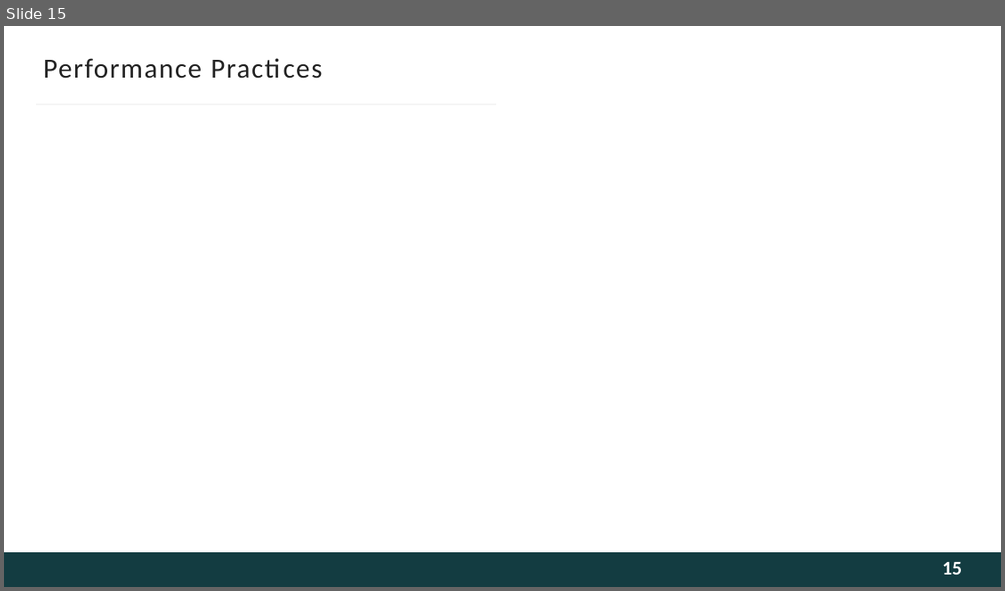
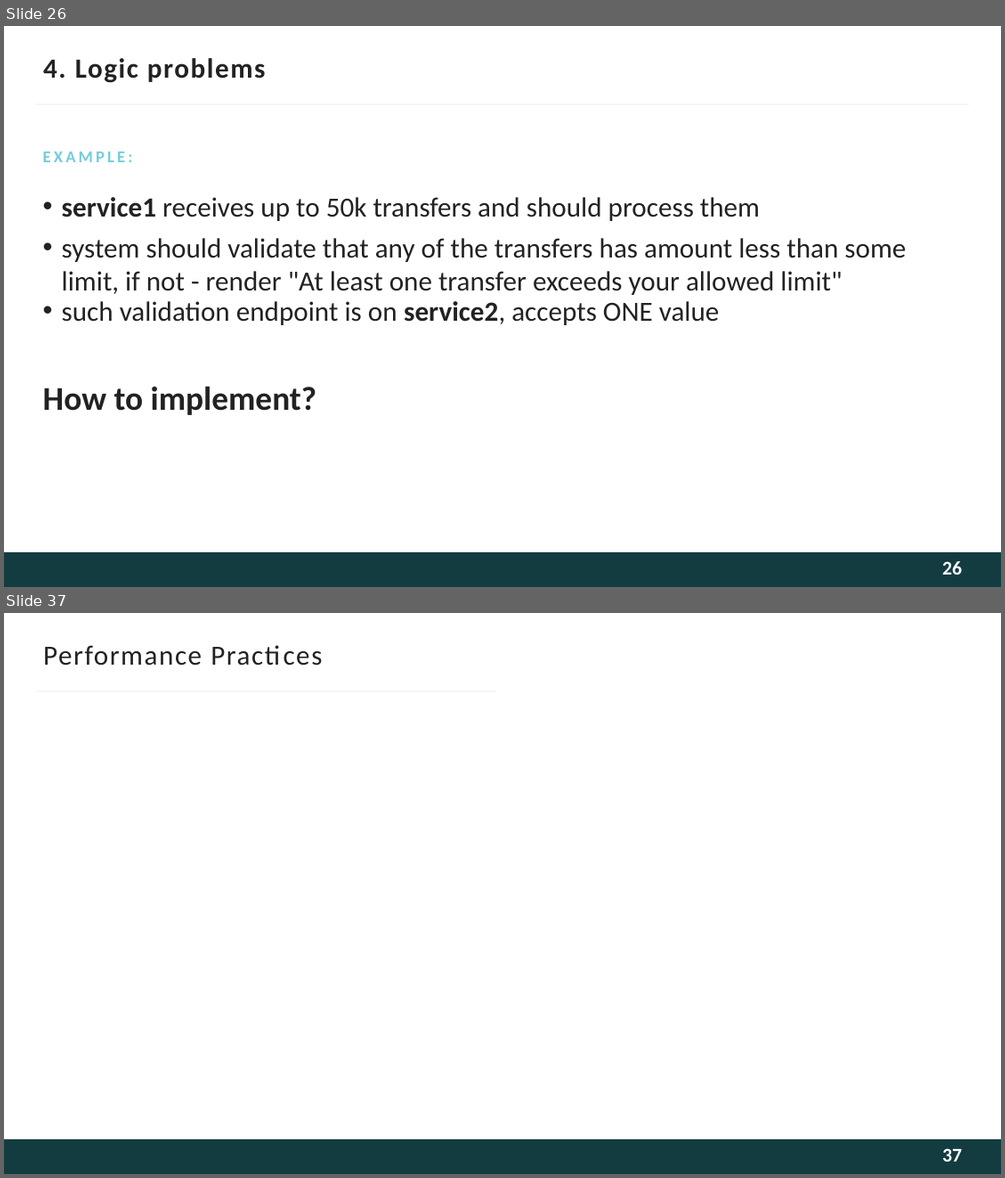
Before and after one commit to BrVer/performance_presentation, a slide deck: Performance_slides.pptx. Shown one above the other, each under a label of ours: slide 15 before the commit, slides 26 and 37 after it; the slides between them are not shown. The pictures are 1005x591 and 1005x1178 pixels, drawn with LibreOffice and Linux fonts; fonts in the diff are those of the drawing; background and template pictures are left out. Boxes give left, top, right and bottom in pixels: in the first picture for what was removed or moved away, otherwise in the second. Text is boxed around its words. In the diff, an @@ line names an element or a change of style, - is before the commit and + after.

```diff
--- a/Performance_slides.pptx
+++ b/Performance_slides.pptx
@@ slide 26 added at [4, 26, 1001, 587], background #FFFFFF; not listed: 1 template element that a slide beside it also shows @@
@@ title added at [43, 58, 266, 83], 20 pt, text #222222, bold @@
+4. Logic problems
@@ line added from (36, 103) to (969, 103), #F5F5F5 1.5 pt @@
@@ text added at [43, 151, 133, 162], 12 pt, text #76CDD8, bold @@
+EXAMPLE:
@@ text added at [43, 197, 906, 415], 20 pt, text #222222 @@
+• service1 receives up to 50k transfers and should process them
+• system should validate that any of the transfers has amount less than some limit, if not - render "At least one transfer exceeds your allowed limit"
+• such validation endpoint is on service2, accepts ONE value
+How to implement?
@@ page number added at [942, 561, 962, 574], 14 pt, text #FEFEFE, bold @@
+26
@@ what was slide 15 is now slide 37 @@
@@ page number at [942, 1148, 962, 1161]: text changed @@
-15
+37
```
Also in this commit, not shown: 12 slides changed, 22 other slides added, 1 slide removed, 5 other files.
